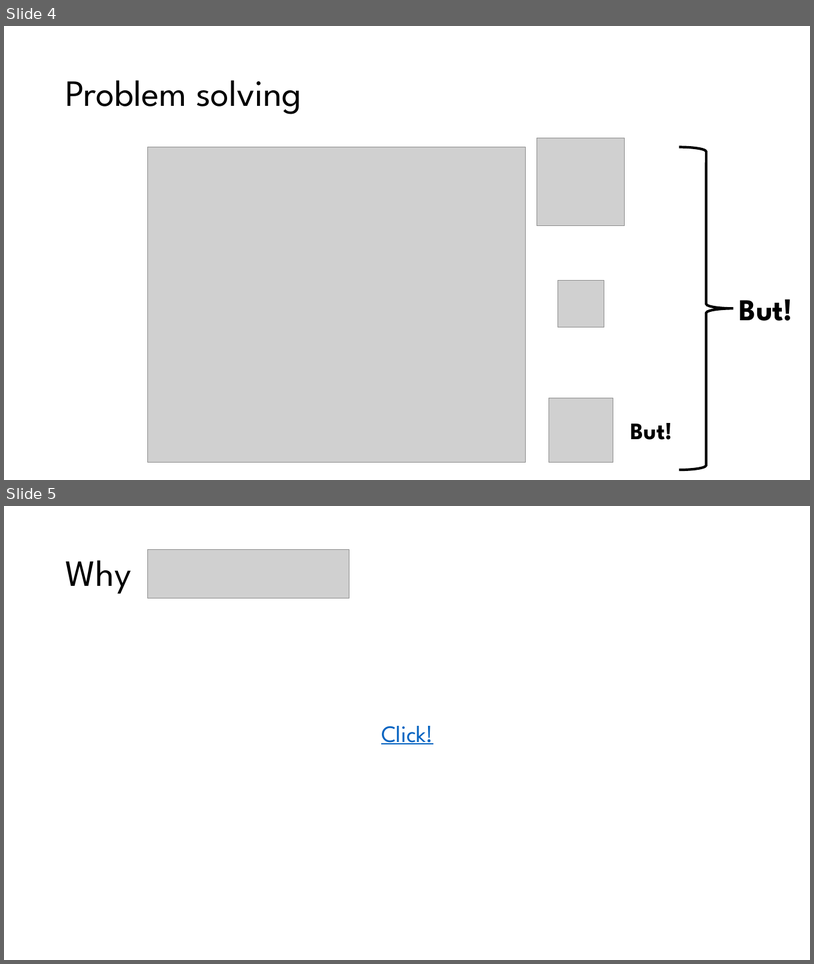
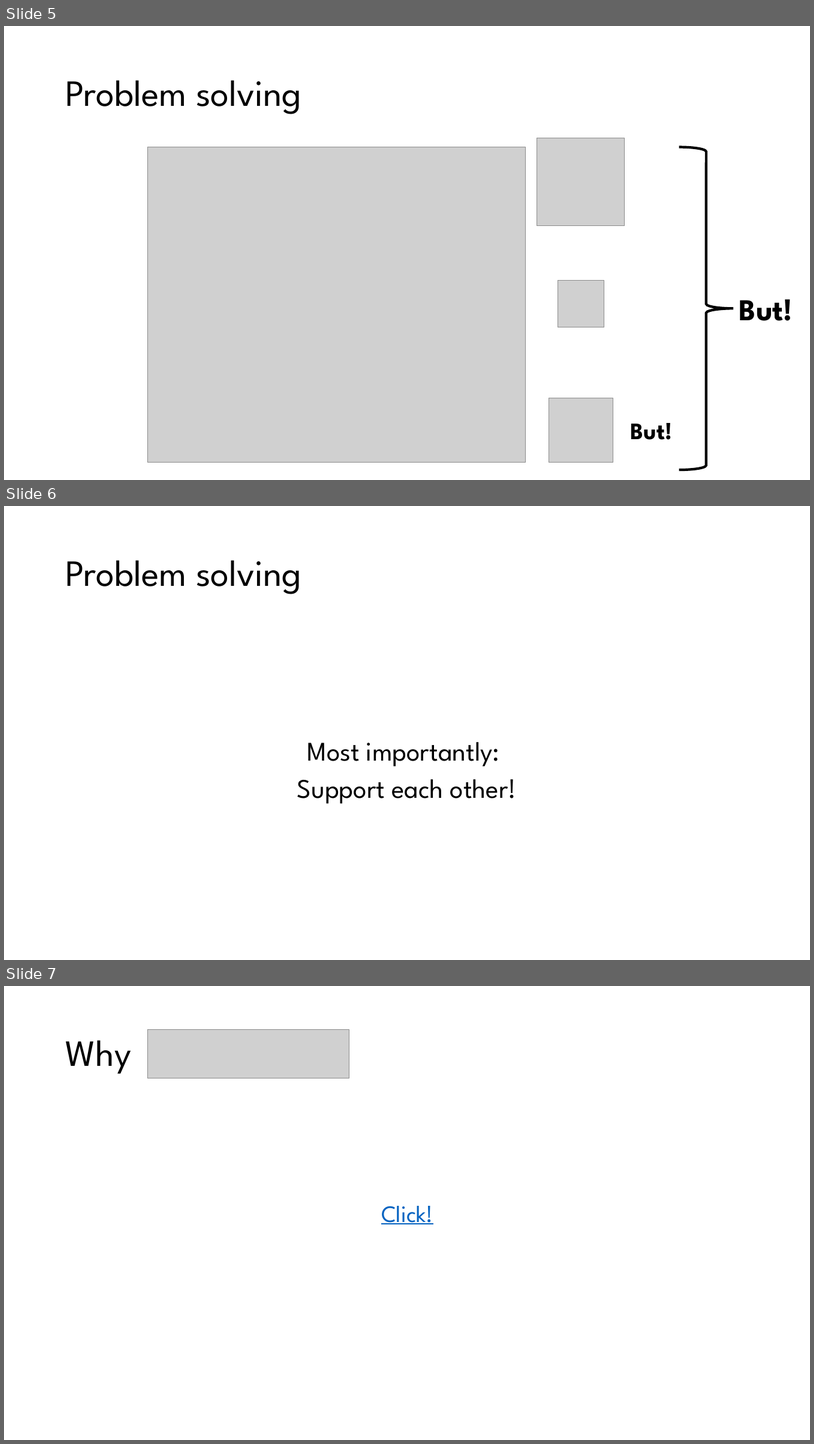
Before and after one commit to StefanMunnes/SICSS_2024, a slide deck: sessions/day2_webdata/day2_collecting_data.pptx. Shown one above the other, each under a label of ours: slides 4 and 5 before the commit, slides 5, 6 and 7 after it. The pictures are 814x964 and 814x1444 pixels, drawn with LibreOffice and Linux fonts; fonts in the diff are those of the drawing; grey boxes stand for pictures. Boxes give left, top, right and bottom in pixels: in the first picture for what was removed or moved away, otherwise in the second. Text is boxed around its words. In the diff, an @@ line names an element or a change of style, - is before the commit and + after.

```diff
--- a/sessions/day2_webdata/day2_collecting_data.pptx
+++ b/sessions/day2_webdata/day2_collecting_data.pptx
@@ slide 6 added at [4,506,810,960], background #FFFFFF @@
@@ title added at [65,560,302,594], 44 pt, text #000000 @@
+Problem solving
@@ text added at [297,742,517,804], 32 pt, text #000000 @@
+Most importantly:
+Support each other!
@@ what was slide 4 is now slide 5 @@
@@ what was slide 5 is now slide 7 @@
```
Also in this commit, not shown: 1 slide changed, 2 other slides added, 2 other files.
